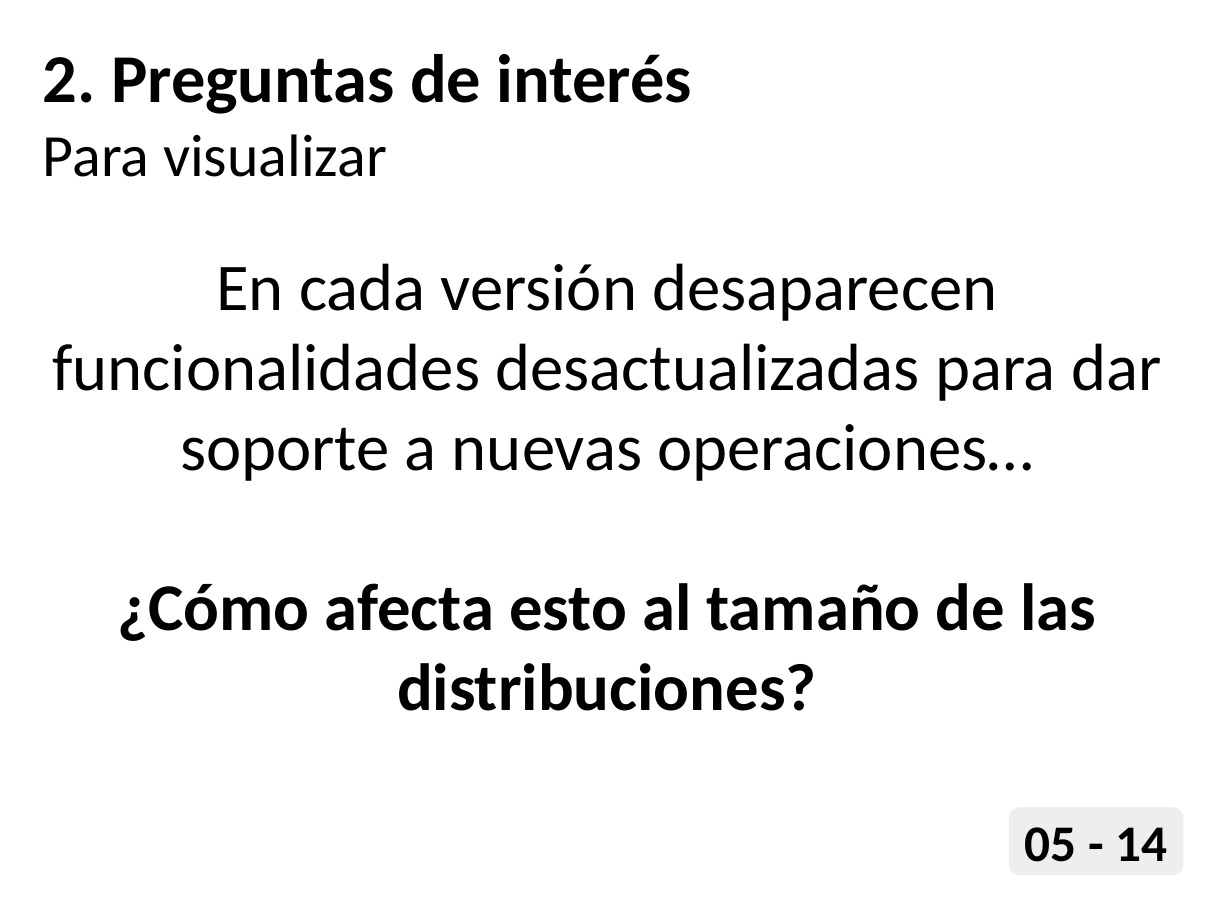
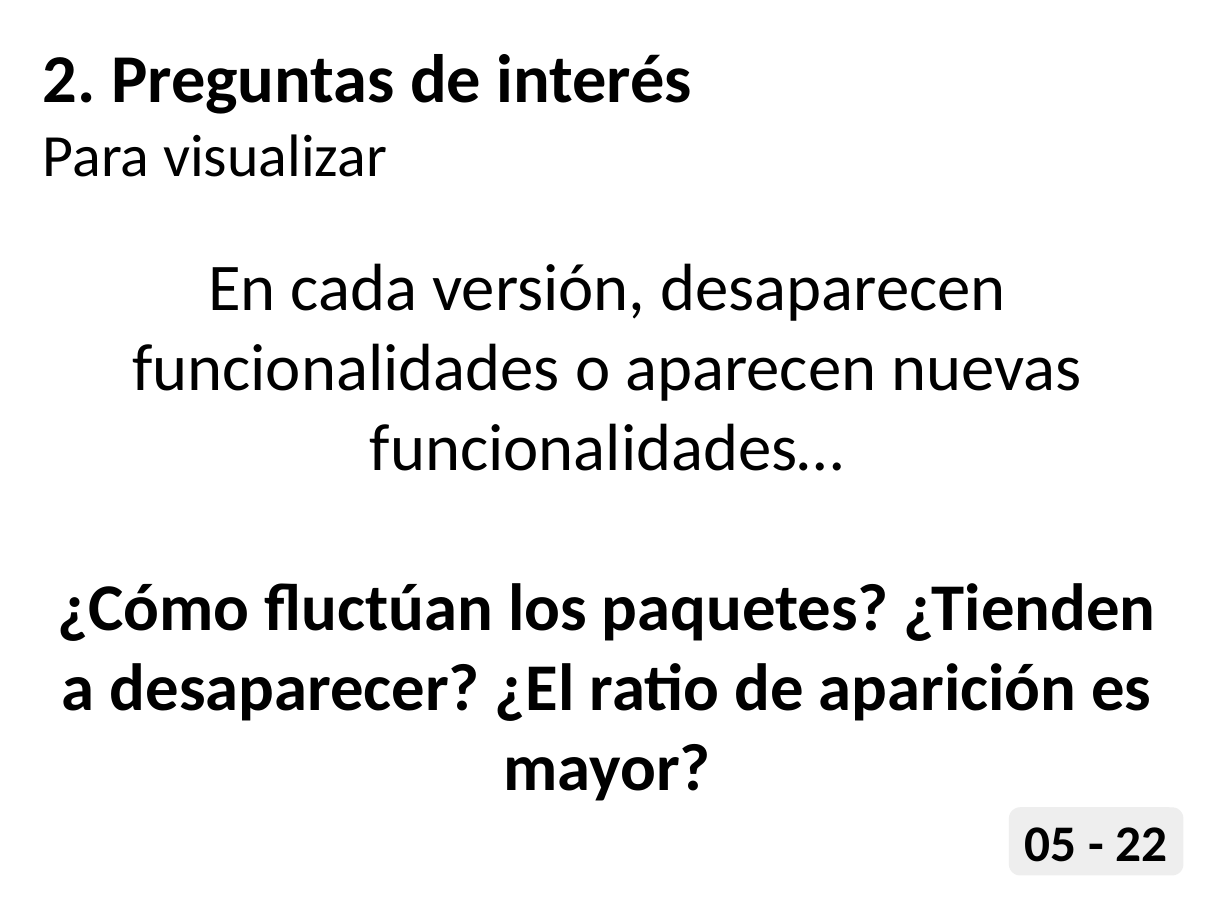
Before and after one commit to joszamama/linux-distros-analysis, a slide deck: slide 9 of docs/DAS - Presentación.pptx. Drawn at 1232x924 pixels with LibreOffice and Linux fonts; fonts in the diff are those of the drawing. Boxes give left, top, right and bottom in pixels: in the first picture for what was removed or moved away, otherwise in the second. Text is boxed around its words. In the diff, an @@ line names an element or a change of style, - is before the commit and + after.

```diff
--- a/docs/DAS - Presentación.pptx
+++ b/docs/DAS - Presentación.pptx
@@ text at <box>58,263,1156,801</box>: text changed; bold on @@
-En cada versión desaparecen funcionalidades desactualizadas para dar soporte a nuevas operaciones…
-¿Cómo afecta esto al tamaño de las distribuciones?
+En cada versión, desaparecen funcionalidades o aparecen nuevas funcionalidades…
+¿Cómo fluctúan los paquetes? ¿Tienden a desaparecer? ¿El ratio de aparición es mayor?
@@ text in rounded rectangle at <box>1025,827,1167,862</box>: text changed @@
-05 - 14
+05 - 22
```
Also in this commit, not shown: 13 other slides changed, 8 slides added, 3 slides removed, 1 other file.
